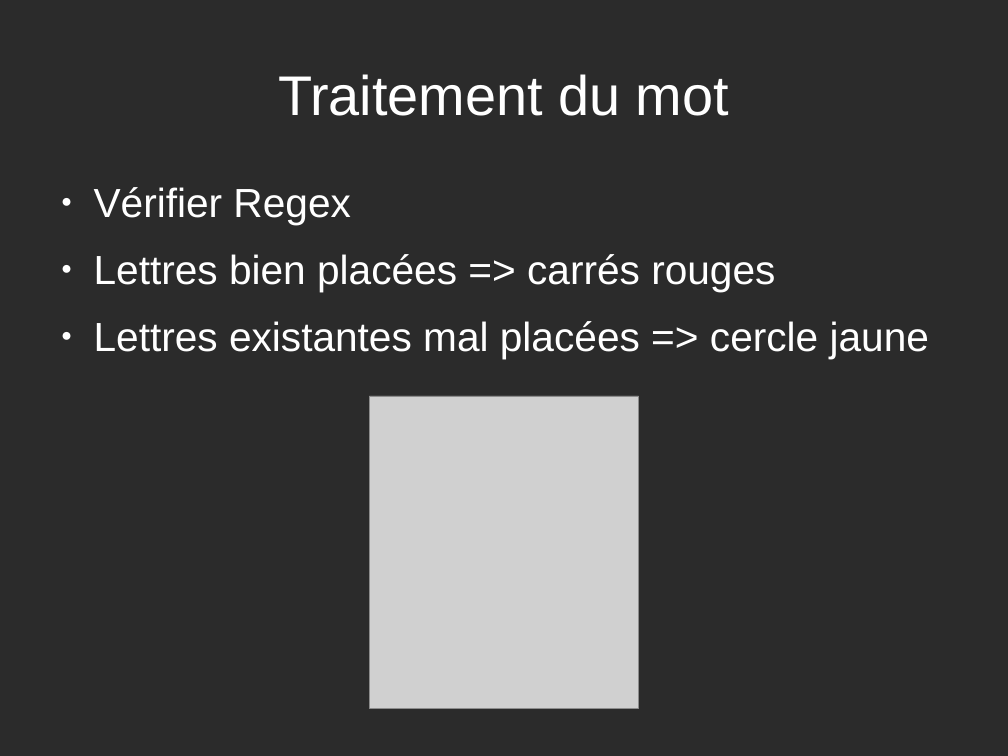
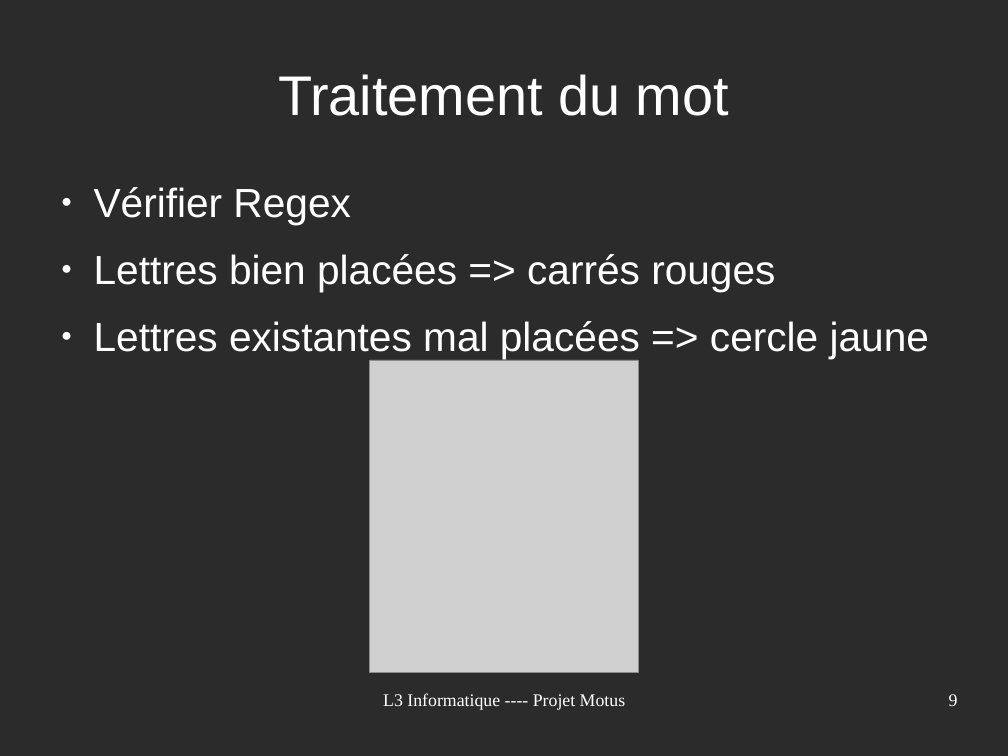
Before and after one commit to Yamihoshi/Projet-L3, a slide deck: slide 9 of Momomotus.odp. Drawn at 1008x756 pixels with LibreOffice and Linux fonts; fonts in the diff are those of the drawing; grey boxes stand for pictures; background and template pictures are left out; a plain dark background stands for a picture behind light text. Boxes give left, top, right and bottom in pixels: in the first picture for what was removed or moved away, otherwise in the second. Text is boxed around its words. In the diff, an @@ line names an element or a change of style, - is before the commit and + after.

```diff
--- a/Momomotus.odp
+++ b/Momomotus.odp
@@ picture: place and size @@
-picture at [370, 396, 638, 709]
+picture at [370, 360, 638, 673]
@@ text added at [383, 693, 626, 710], 14 pt, text #FFFFFF @@
+L3 Informatique ---- Projet Motus
@@ page number added at [949, 694, 958, 706], 14 pt, text #FFFFFF @@
+9
```
Also in this commit, not shown: 11 other slides changed, 1 slide added, 1 other file.
